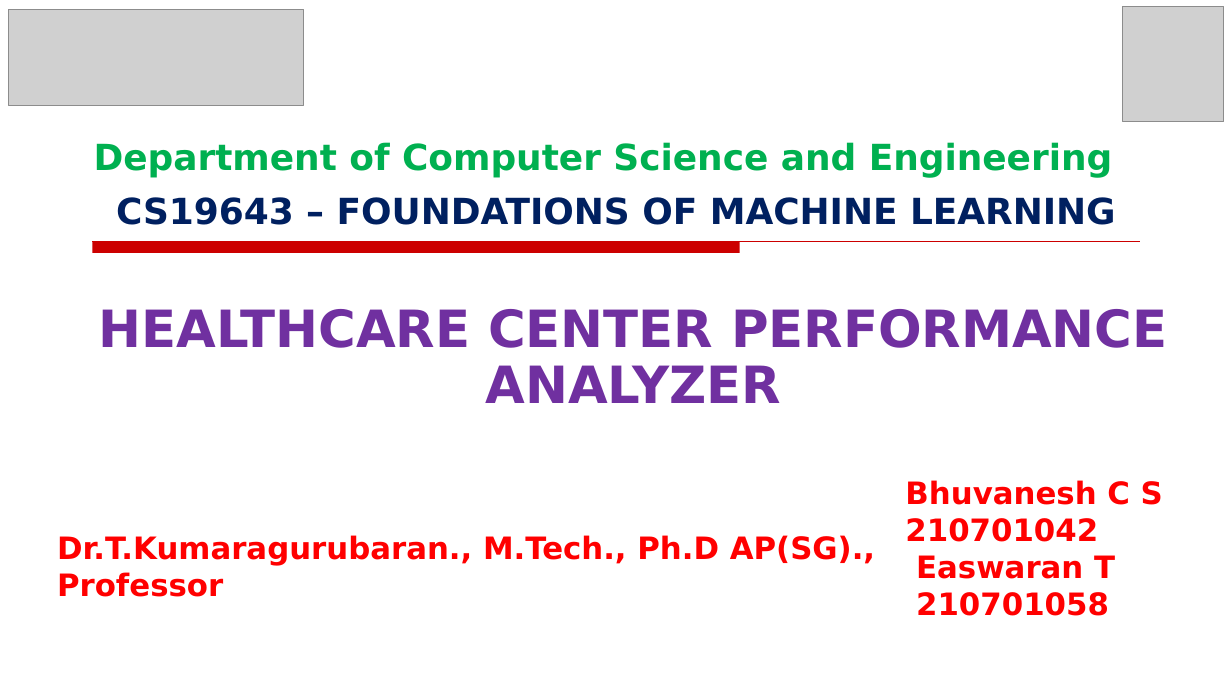
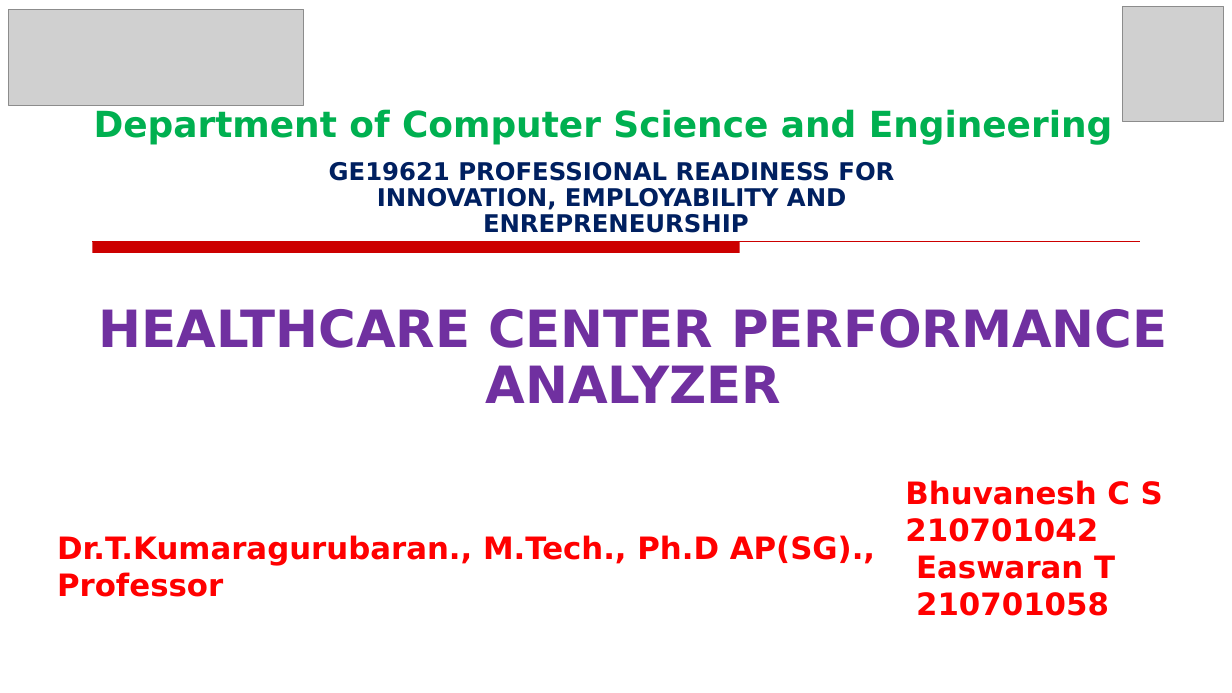
Before and after one commit to BHUVI17-rgb/210701042-GE19621-PRIEE, a slide deck: slide 1 of Mini Project/PPT/Healthcare Center Performance Analysis.pptx. Drawn at 1232x693 pixels with LibreOffice and Linux fonts; fonts in the diff are those of the drawing; grey boxes stand for pictures; background and template pictures are left out. Boxes give left, top, right and bottom in pixels: in the first picture for what was removed or moved away, otherwise in the second. Text is boxed around its words. In the diff, an @@ line names an element or a change of style, - is before the commit and + after.

```diff
--- a/Mini Project/PPT/Healthcare Center Performance Analysis.pptx
+++ b/Mini Project/PPT/Healthcare Center Performance Analysis.pptx
@@ text "Department of Computer Science and ...": place and size @@
-text "Department of Computer Science and ..." at (94, 142, 1112, 178)
+text "Department of Computer Science and ..." at (94, 109, 1112, 145)
@@ text at (329, 162, 894, 233): text changed; size 28 to 19 pt @@
-CS19643 – FOUNDATIONS OF MACHINE LEARNING
+GE19621 PROFESSIONAL READINESS FOR
+INNOVATION, EMPLOYABILITY AND
+ENREPRENEURSHIP
```
Also in this commit, not shown: 3 other files.
